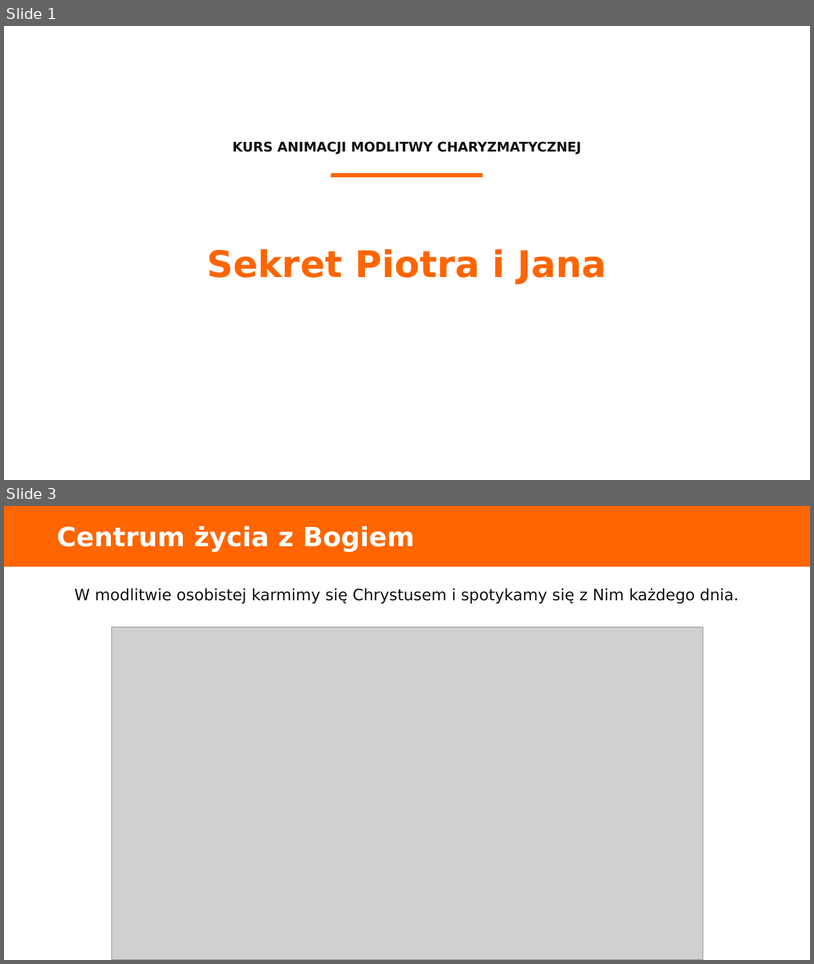
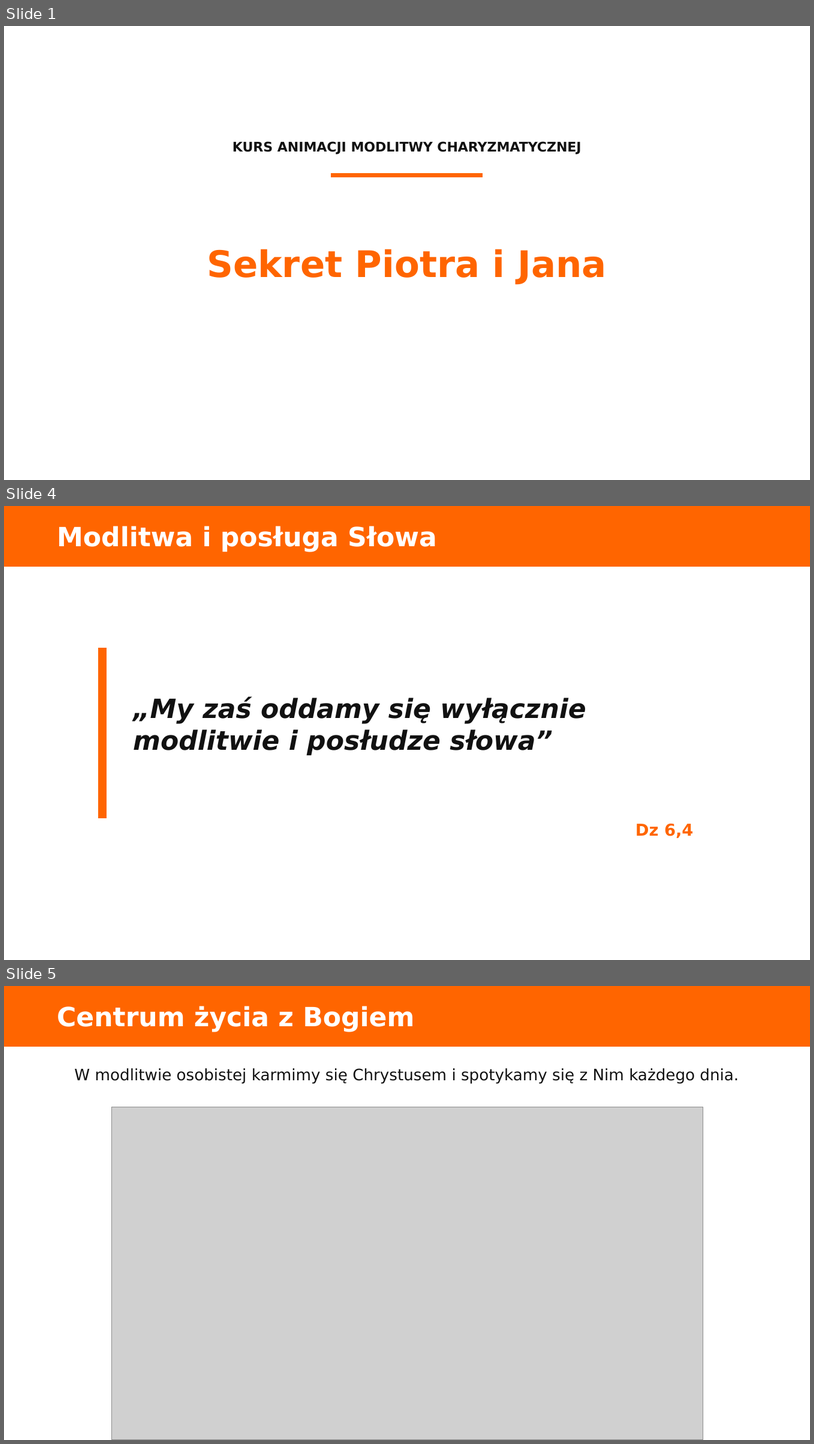
Before and after one commit to folkien/teachings, a slide deck: issue_kurs_kamch_lubecko/1.sekret-piotra-i-jana/dyrektorium_2017_sekret-piotra-i-jana_prezentacja.pptx. Shown one above the other, each under a label of ours: slides 1 and 3 before the commit, slides 1, 4 and 5 after it; the slides between them are not shown. The pictures are 814x964 and 814x1444 pixels, drawn with LibreOffice and Linux fonts; fonts in the diff are those of the drawing; grey boxes stand for pictures. Boxes give left, top, right and bottom in pixels: in the first picture for what was removed or moved away, otherwise in the second. Text is boxed around its words. In the diff, an @@ line names an element or a change of style, - is before the commit and + after.

```diff
--- a/issue_kurs_kamch_lubecko/1.sekret-piotra-i-jana/dyrektorium_2017_sekret-piotra-i-jana_prezentacja.pptx
+++ b/issue_kurs_kamch_lubecko/1.sekret-piotra-i-jana/dyrektorium_2017_sekret-piotra-i-jana_prezentacja.pptx
@@ slide 4 added at (x1=4, y1=506, x2=810, y2=960), background #FFFFFF @@
@@ rectangle added at (x1=4, y1=506, x2=810, y2=567), fill #FF6500, outline #FF6500 0 pt @@
@@ text added at (x1=57, y1=526, x2=437, y2=552), 31.5 pt, text #FFFFFF, bold @@
+Modlitwa i posługa Słowa
@@ rectangle added at (x1=98, y1=648, x2=105, y2=817), fill #FF6500, outline #FF6500 0 pt @@
@@ text added at (x1=133, y1=697, x2=587, y2=755), 31.5 pt, text #111111, bold, italic @@
+„My zaś oddamy się wyłącznie modlitwie i posłudze słowa”
@@ text added at (x1=636, y1=823, x2=693, y2=838), 19.5 pt, text #FF6500, bold @@
+Dz 6,4
@@ what was slide 3 is now slide 5 @@
```
Also in this commit, not shown: 1 slide changed, 1 other slide added, 3 other files.
